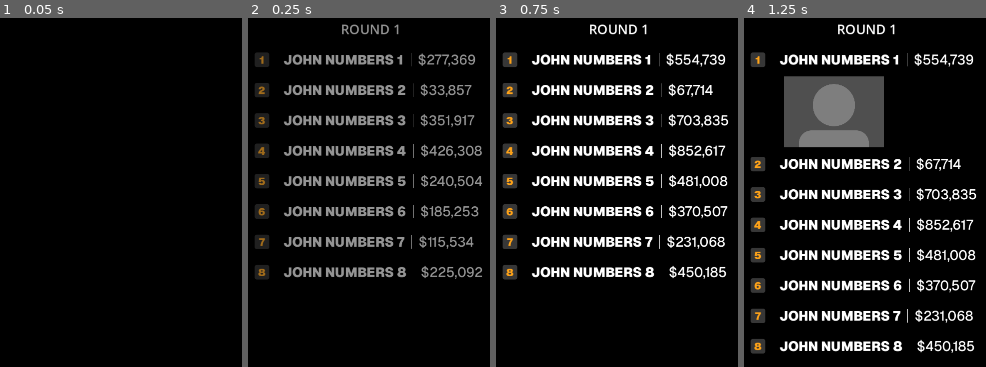
Above: before the commit, frames 1-4 (left to right).
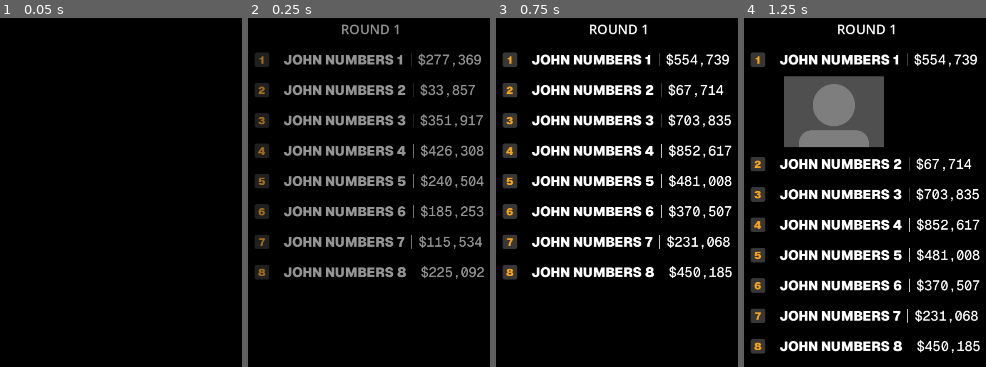
Above: after the commit, the same moments.

Repository: Dexterminator/legend-trade-event-app
Game: Godot game, scene res://scenes/main/main.tscn
Two runs of this game, one before a commit and one after it. Both use one fixed random seed, a clock stepped at 60 frames per second and the inputs below.
Inputs:
- Up to frame 1 (0.05 s): no input
- Up to frame 2 (0.25 s): no input
- Up to frame 3 (0.75 s): tap Enter at 0.5 s; tap 1 at 0.6 s
- Up to frame 4 (1.25 s): no input

Frame 1 is identical in both runs. In frame 2, 3.3% of the frame differs, in the area x 70-98%, y 10-75%; in frame 3, 3.7%; in frame 4, 3.8%, in the area x 70-98%, y 10-96%.

Commit message:
Add monospace font

Diff:
--- a/client/scenes/standings_overlay/player_panel/player_panel.tscn
+++ b/client/scenes/standings_overlay/player_panel/player_panel.tscn
@@ -4,7 +4,7 @@
 [ext_resource type="Theme" uid="uid://mdn7ofcnq8dn" path="res://assets/theme.tres" id="1_bxhcd"]
 [ext_resource type="Texture2D" uid="uid://dlun3mo22x028" path="res://assets/placeholder.png" id="1_rask7"]
 [ext_resource type="FontFile" uid="uid://dvpky2gy5ft1v" path="res://assets/Geist/static/Geist-Black.ttf" id="2_l0tbx"]
-[ext_resource type="FontFile" uid="uid://dpiudhqygu672" path="res://assets/Geist/static/Geist-Medium.ttf" id="3_bxhcd"]
+[ext_resource type="FontFile" uid="uid://d4dksvgcss1tj" path="res://assets/Geist_Mono/static/GeistMono-Medium.ttf" id="4_r568l"]
 
 [sub_resource type="StyleBoxFlat" id="StyleBoxFlat_4p068"]
 content_margin_left = 30.0
@@ -180,7 +180,7 @@
 unique_name_in_owner = true
 custom_minimum_size = Vector2(160, 0)
 layout_mode = 2
-theme_override_fonts/font = ExtResource("3_bxhcd")
+theme_override_fonts/font = ExtResource("4_r568l")
 theme_override_font_sizes/font_size = 32
 text = "$100,000"
 
Binary file added: client/assets/Geist_Mono/GeistMono-VariableFont_wght.ttf
Not shown, added: client/assets/Geist_Mono/OFL.txt
Not shown, added: client/assets/Geist_Mono/README.txt
Binary file added: client/assets/Geist_Mono/static/GeistMono-Black.ttf
Binary file added: client/assets/Geist_Mono/static/GeistMono-Bold.ttf
Binary file added: client/assets/Geist_Mono/static/GeistMono-ExtraBold.ttf
Binary file added: client/assets/Geist_Mono/static/GeistMono-ExtraLight.ttf
Binary file added: client/assets/Geist_Mono/static/GeistMono-Light.ttf
Binary file added: client/assets/Geist_Mono/static/GeistMono-Medium.ttf
Binary file added: client/assets/Geist_Mono/static/GeistMono-Regular.ttf
Binary file added: client/assets/Geist_Mono/static/GeistMono-SemiBold.ttf
Binary file added: client/assets/Geist_Mono/static/GeistMono-Thin.ttf
